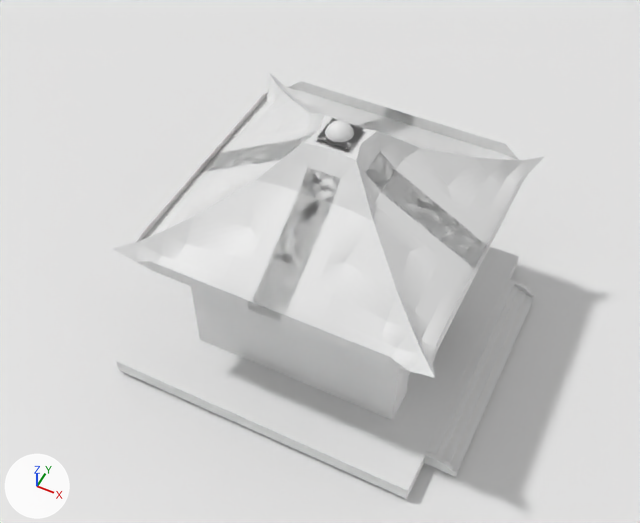
Before and after pictures for a commit that changed the Blender file untitled.blend.
Both versions are drawn from a 50 mm camera at (16.2, -33.5, 47.5) aimed at (0.3, -1.6, 7.5). Every picture has the same lights, and +X, +Y and +Z are marked at lower left.

The scene before the commit, as lines of its bpy script (objects in view):
```python
me_cube_005 = bpy.data.meshes.new('Cube.005')
me_cube_005.from_pydata(...)  # 140 vertices, 110 faces; spans x -1.0..66.3, y -1.1..1.1, z -1.5..1.0
me_cube_008 = bpy.data.meshes.new('Cube.008')
me_cube_008.from_pydata(...)  # a box spanning x -1.0..1.0, y -1.0..1.0, z -1.0..1.0
me_plane_003 = bpy.data.meshes.new('Plane.003')
me_plane_003.from_pydata(...)  # 84 vertices, 76 faces; spans x -5.75..0.6, y -5.43..0.6, z 0.0..3.43
me_sphere = bpy.data.meshes.new('Sphere')
me_sphere.from_pydata(...)  # 225 vertices, 224 faces; spans x -0.32..1.26, y -0.47..1.11, z -2.61..-1.96
ob_cube = bpy.data.objects.new('Cube', me_cube_008)
ob_cube.location = (11.0, 0.23, 0.43)
ob_cube.scale = (0.996, 7.33, 0.114)
ob_cube_002 = bpy.data.objects.new('Cube.002', me_cube_005)
ob_cube_002.location = (0.62, 6.43, 6.0)
ob_cube_002.rotation_euler = (0.0, 0.0, -1.571)  # degrees (0, 0, -90)
ob_cube_002.scale = (0.19, 6.39, 4.68)
ob_roof = bpy.data.objects.new('Roof', me_plane_003)
ob_roof.location = (0.51, 0.32, 10.42)
ob_roof.scale = (1.68, 1.68, 1.68)
_m = ob_roof.modifiers.new('Mirror', 'MIRROR')
_m.use_axis = (True, True, False)
_m.use_clip = True
_m = ob_roof.modifiers.new('Subdivision', 'SUBSURF')
_m.subdivision_type = 'SIMPLE'
ob_sphere = bpy.data.objects.new('Sphere', me_sphere)
ob_sphere.location = (0.0, 0.0, 18.79)
# also in view: 'base' at (0.0, 0.0, 0.8); 'Cube.004' at (10.3, 0.2, 1.1); 'Cube.003' at (10.4, 0.2, 0.9); 'Plane' at (0.0, 0.0, 0.0); 'Cube.001' at (10.7, 0.2, 0.7)
```
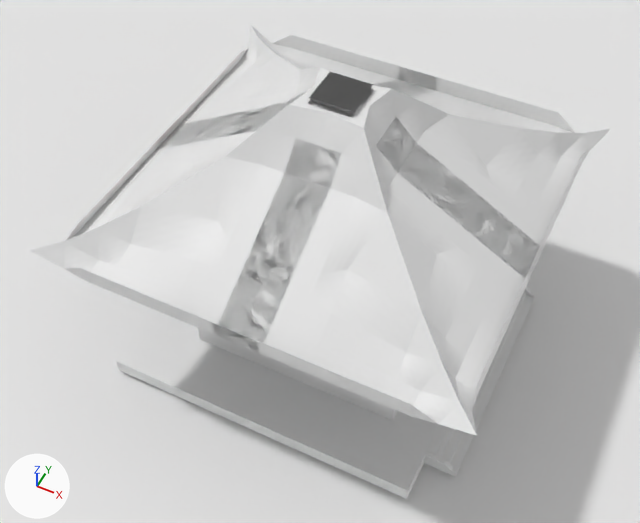
Commit message: Add files via upload
UPDATED VERSION of shrine ( roof lifted to add underoof)

Boxes [x1, y1, x2, y2] around the edits, measured in the pictures (640 x 523 px):
'Roof', moved, rescaled (35% wider, 35% taller): before [113, 72, 544, 378]; after [29, 24, 610, 436]
'Sphere', deleted: before [325, 120, 354, 142]
part 1 of me_cube_005, built on: before [191, 286, 404, 418]; after [198, 328, 388, 418]
'Cube.004', unchanged, covered by the edit: before [427, 281, 515, 455]; after [427, 425, 449, 455]

The change, as a diff of the scene's bpy script:
```diff
--- a/untitled.blend.py
+++ b/untitled.blend.py
@@ me_cube_005 @@
 # used by ob_cube_002; location = (0.62, 6.43, 6.0); rotation_euler = (0.0, 0.0, -1.571), in degrees (0, 0, -90); scale = (0.19, 6.39, 4.68)
-me_cube_005.from_pydata(...)  # 140 vertices, 110 faces; spans x -1.0..66.3, y -1.1..1.1, z -1.5..1.0
+me_cube_005.from_pydata(...)  # 348 vertices, 318 faces; spans x -3.9..69.7, y -1.1..1.1, z -1.5..1.0
+# me_cube_005 part 1
+# 20 faces are deleted
+# 154 vertices are added at x -3.9..69.7, y -1.1..1.1, z 0.6..0.9
+# 12 new vertices lie (0.0, 0.0, 0.9) away from vertices in x -1.0..66.3, y -1.1..1.0, z -1.0
+# 12 new vertices lie (0.0, 0.5, 0.0) away from vertices in x -1.0..66.3, y -1.0, z -1.0..1.0
+# 6 new vertices lie (0.0, -0.5, 0.0) away from vertices in x -1.0..1.0, y 1.0, z -1.0..1.0
+# 6 new vertices lie (22.3, 0.0, 0.0) away from vertices in x -1.0, y -1.1..-1.0, z -1.0..1.0
+# 6 new vertices lie (-22.6, 0.0, 0.0) away from vertices in x 66.3, y -1.1..-1.0, z -1.0..1.0
+# 6 new vertices lie (0.0, -0.6, 0.0) away from vertices in x 64.3..66.3, y 1.0, z -1.0..1.0
+# 6 new vertices lie (-2.9, 0.0, 0.0) away from vertices in x -1.0, y -0.9..0.9, z 0.6..0.9
+# 228 new faces join them
@@ ob_roof @@
 ob_roof = bpy.data.objects.new('Roof', me_plane_003)
-ob_roof.location = (0.51, 0.32, 10.42)
-ob_roof.scale = (1.68, 1.68, 1.68)
+ob_roof.location = (0.51, 0.32, 11.4)
+ob_roof.scale = (2.21, 2.21, 2.21)
 _m = ob_roof.modifiers.new('Mirror', 'MIRROR')
@@ ob_sphere @@
-ob_sphere = bpy.data.objects.new('Sphere', me_sphere)
-ob_sphere.location = (0.0, 0.0, 18.79)
```
